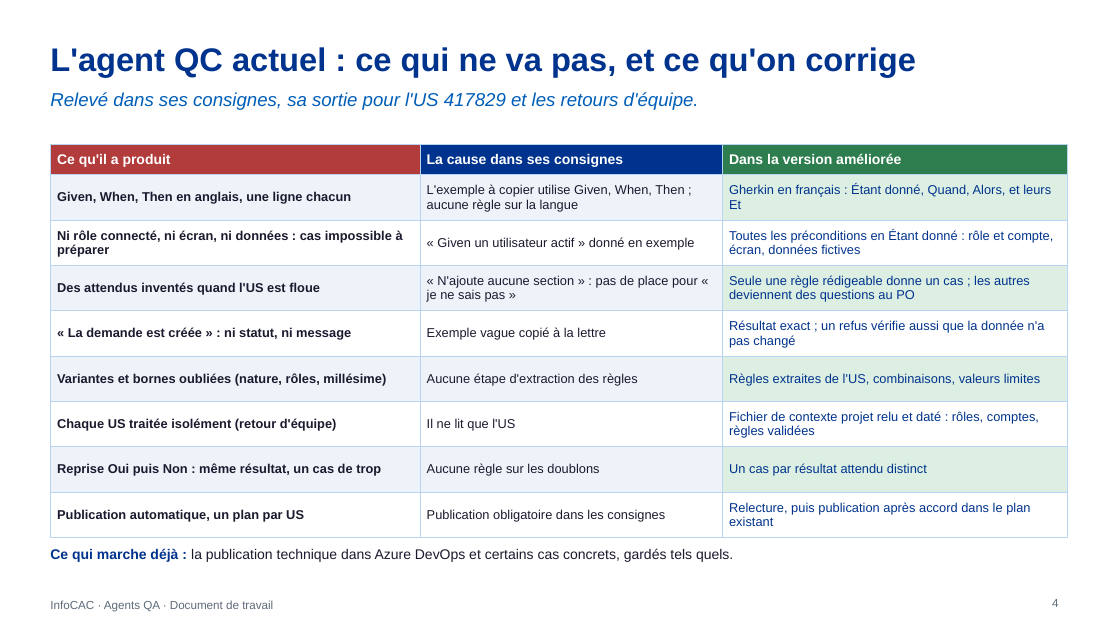
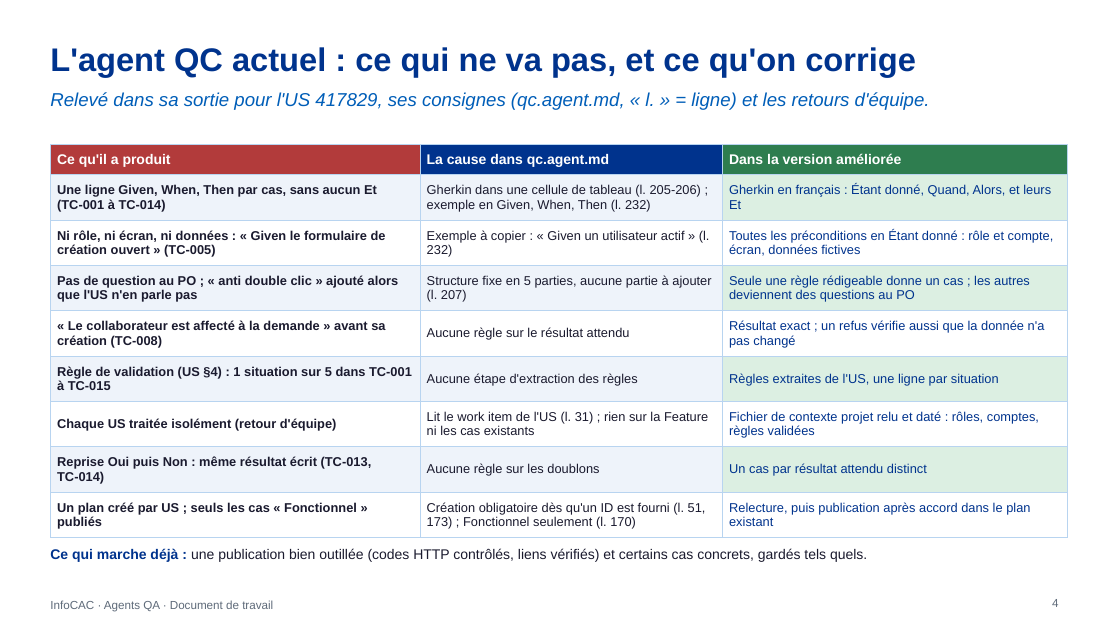
Before and after one commit to DauraRady/Travaux-QA, a slide deck: slide 4 of doc/InfoCAC-agents-QA.pptx. Drawn at 1120x630 pixels with LibreOffice and Linux fonts; fonts in the diff are those of the drawing. Boxes give left, top, right and bottom in pixels: in the first picture for what was removed or moved away, otherwise in the second. Text is boxed around its words. In the diff, an @@ line names an element or a change of style, - is before the commit and + after.

```diff
--- a/doc/InfoCAC-agents-QA.pptx
+++ b/doc/InfoCAC-agents-QA.pptx
@@ text at [50, 92, 930, 110]: text changed @@
-Relevé dans ses consignes, sa sortie pour l'US 417829 et les retours d'équipe.
+Relevé dans sa sortie pour l'US 417829, ses consignes (qc.agent.md, « l. » = ligne) et les retours d'équipe.
@@ table at [50, 145, 1067, 533] @@
-row 1, column 2: La cause dans ses consignes
+row 1, column 2: La cause dans qc.agent.md
-row 2, column 1: Given, When, Then en anglais, une ligne chacun
+row 2, column 1: Une ligne Given, When, Then par cas, sans aucun Et (TC-001 à TC-014)
-row 2, column 2: L'exemple à copier utilise Given, When, Then ; aucune règle sur la langue
+row 2, column 2: Gherkin dans une cellule de tableau (l. 205-206) ; exemple en Given, When, Then (l. 232)
-row 3, column 1: Ni rôle connecté, ni écran, ni données : cas impossible à préparer
+row 3, column 1: Ni rôle, ni écran, ni données : « Given le formulaire de création ouvert » (TC-005)
-row 3, column 2: « Given un utilisateur actif » donné en exemple
+row 3, column 2: Exemple à copier : « Given un utilisateur actif » (l. 232)
-row 4, column 1: Des attendus inventés quand l'US est floue
+row 4, column 1: Pas de question au PO ; « anti double clic » ajouté alors que l'US n'en parle pas
-row 4, column 2: « N'ajoute aucune section » : pas de place pour « je ne sais pas »
+row 4, column 2: Structure fixe en 5 parties, aucune partie à ajouter (l. 207)
-row 5, column 1: « La demande est créée » : ni statut, ni message
+row 5, column 1: « Le collaborateur est affecté à la demande » avant sa création (TC-008)
-row 5, column 2: Exemple vague copié à la lettre
+row 5, column 2: Aucune règle sur le résultat attendu
-row 6, column 1: Variantes et bornes oubliées (nature, rôles, millésime)
+row 6, column 1: Règle de validation (US §4) : 1 situation sur 5 dans TC-001 à TC-015
-row 6, column 3: Règles extraites de l'US, combinaisons, valeurs limites
+row 6, column 3: Règles extraites de l'US, une ligne par situation
-row 7, column 2: Il ne lit que l'US
+row 7, column 2: Lit le work item de l'US (l. 31) ; rien sur la Feature ni les cas existants
-row 8, column 1: Reprise Oui puis Non : même résultat, un cas de trop
+row 8, column 1: Reprise Oui puis Non : même résultat écrit (TC-013, TC-014)
-row 9, column 1: Publication automatique, un plan par US
+row 9, column 1: Un plan créé par US ; seuls les cas « Fonctionnel » publiés
-row 9, column 2: Publication obligatoire dans les consignes
+row 9, column 2: Création obligatoire dès qu'un ID est fourni (l. 51, 173) ; Fonctionnel seulement (l. 170)
@@ text at [50, 548, 867, 562]: text changed @@
-Ce qui marche déjà : la publication technique dans Azure DevOps et certains cas concrets, gardés tels quels.
+Ce qui marche déjà : une publication bien outillée (codes HTTP contrôlés, liens vérifiés) et certains cas concrets, gardés tels quels.
```
Also in this commit, not shown: 3 other slides changed, 2 other files.
